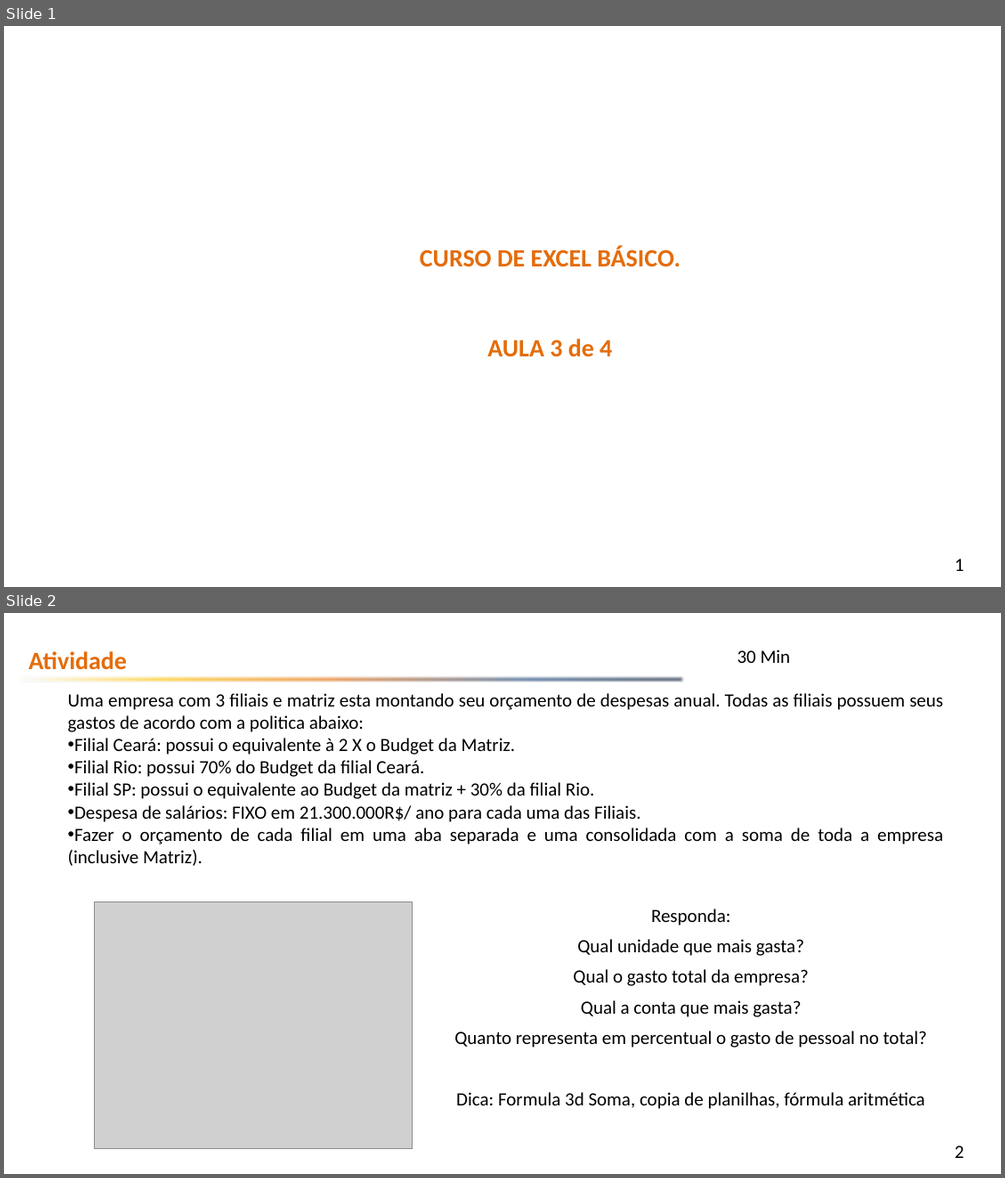
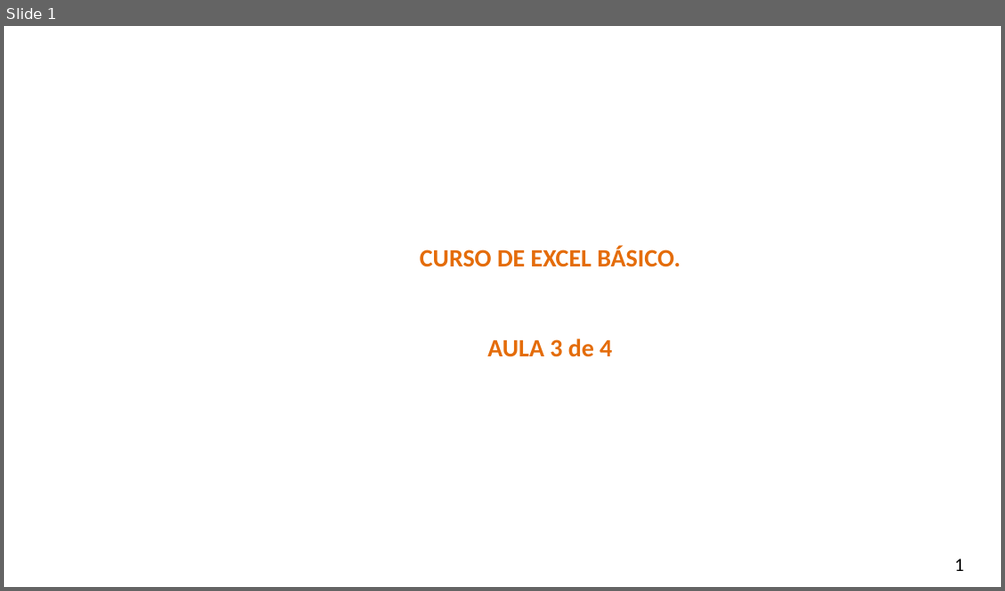
Before and after one commit to smart-planning/Excel_Basico, a slide deck: Aula3/Atividades.pptx. Shown one above the other, each under a label of ours: slides 1 and 2 before the commit, slide 1 after it. The pictures are 1005x1178 and 1005x591 pixels, drawn with LibreOffice and Linux fonts; fonts in the diff are those of the drawing; grey boxes stand for pictures; background and template pictures are left out. Boxes give left, top, right and bottom in pixels: in the first picture for what was removed or moved away, otherwise in the second. Text is boxed around its words. In the diff, an @@ line names an element or a change of style, - is before the commit and + after.

```diff
--- a/Aula3/Atividades.pptx
+++ b/Aula3/Atividades.pptx
@@ slide 2 removed at (4, 613, 1001, 1174), background picture (left out); not listed: 1 template element that a slide beside it also shows @@
@@ text removed at (29, 651, 128, 670) @@
-Atividade
@@ text removed at (737, 649, 791, 663) @@
-30 Min
@@ right arrow removed at (18, 674, 685, 685) @@
@@ subtitle removed at (68, 693, 943, 866) @@
-Uma empresa com 3 filiais e matriz esta montando seu orçamento de despesas anual. Todas as filiais possuem seus gastos de acordo com a politica abaixo:
-• Filial Ceará: possui o equivalente à 2 X o Budget da Matriz.
-• Filial Rio: possui 70% do Budget da filial Ceará.
-• Filial SP: possui o equivalente ao Budget da matriz + 30% da filial Rio.
-• Despesa de salários: FIXO em 21.300.000R$/ ano para cada uma das Filiais.
-• Fazer o orçamento de cada filial em uma aba separada e uma consolidada com a soma de toda a empresa (inclusive Matriz).
@@ picture removed at (95, 902, 413, 1149) @@
@@ text removed at (454, 908, 927, 1109) @@
-Responda:
-Qual unidade que mais gasta?
-Qual o gasto total da empresa?
-Qual a conta que mais gasta?
-Quanto representa em percentual o gasto de pessoal no total?
-Dica: Formula 3d Soma, copia de planilhas, fórmula aritmética
```
Also in this commit, not shown: 8 slides added, 3 other slides removed, 4 other files.
